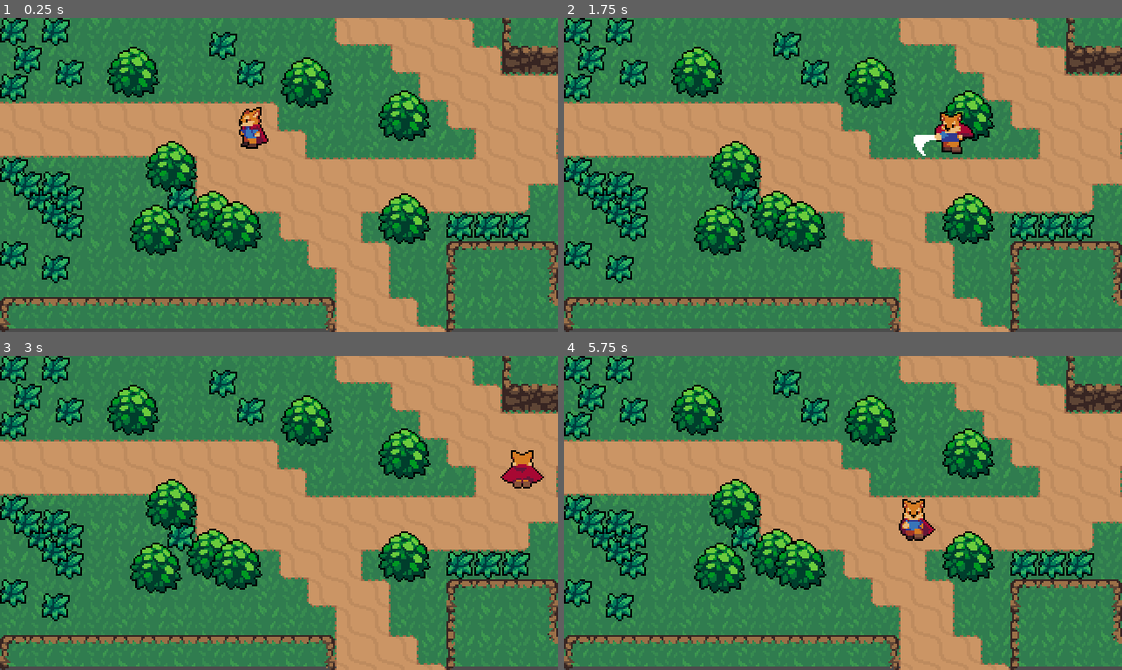
Above: before the commit, frames 1-4 (two rows, left to right).
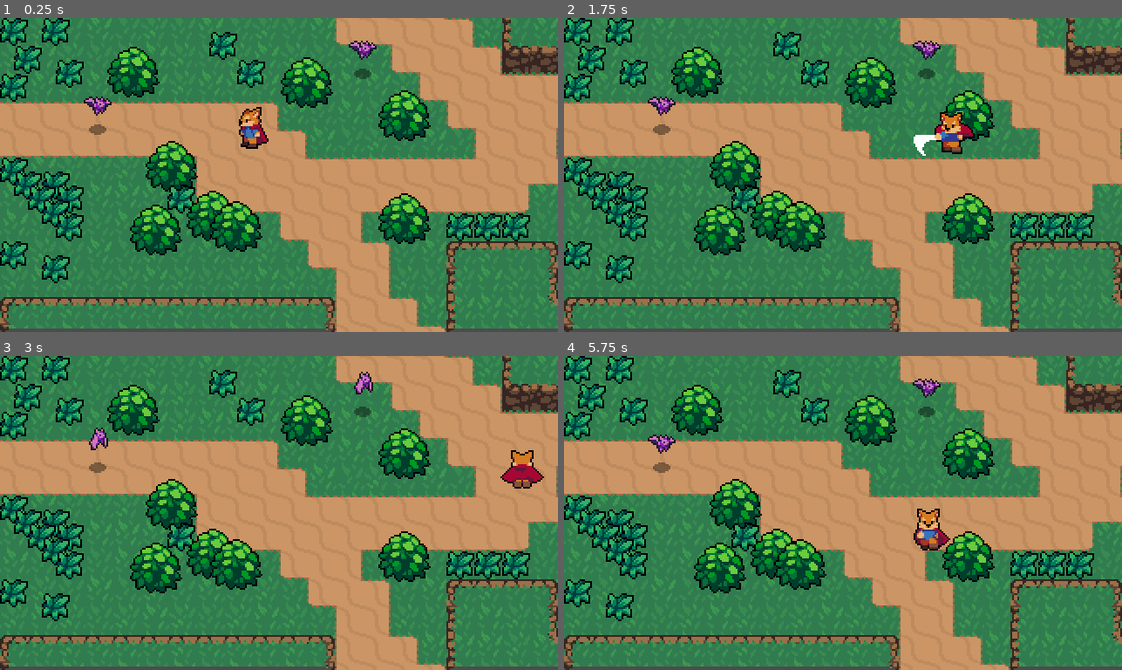
Above: after the commit, the same moments.

Repository: lefev/heart_beast_rpg
Game: Godot game, scene res://scenes/main/Main.tscn
Same seed, same stepped clock (60 frames per second), same inputs: the game is played once before the commit and once after it.
Inputs (mouse positions are in pixels of both pictures, inside the frame that each line leads up to):
- Up to frame 1 (0.25 s): no input
- Up to frame 2 (1.75 s): move the mouse to (965, 159) at 0.52 s; hold D (move_right) 0.53-1.28 s; tap K (roll) at 0.6, 1.55 s; move the mouse to (731, 190) at 1.27 s; hold S (move_down) from 1.28 s (still down); click (731, 190) at 1.35 s
- Up to frame 3 (3 s): move the mouse to (334, 443) at 2.02 s; release S (move_down) at 2.03 s; hold D (move_right) 2.03-2.78 s; tap K (roll) at 2.1, 2.85 s; move the mouse to (251, 575) at 2.77 s; hold W (move_up) from 2.78 s (still down)
- Up to frame 4 (5.75 s): move the mouse to (1010, 560) at 3.52 s; release W (move_up) at 3.53 s; hold A (move_left) 3.53-5.03 s; click (1010, 560) at 3.6 s; tap K (roll) at 3.8, 4.35, 5.1 s; move the mouse to (675, 465) at 4.27 s; move the mouse to (870, 513) at 5.02 s; hold S (move_down) from 5.03 s (still down)

The runs differ from the first frame. In frame 1, 0.7% of the frame differs, in the area x 5-68%, y 7-67%; in frame 2, 0.7%; in frame 3, 0.7%; in frame 4, 1.7%, in the area x 5-70%, y 7-67%.

Commit message:
feat: adds bats and knockback

Diff:
--- a/tiny_quest/HurtBox.tscn
+++ b/tiny_quest/HurtBox.tscn
@@ -3,7 +3,7 @@
 [sub_resource type="RectangleShape2D" id=1]
 extents = Vector2( 6.74366, 6.8099 )
 
-[node name="HitBox" type="Area2D"]
+[node name="HurtBox" type="Area2D"]
 collision_layer = 0
 collision_mask = 0
 
--- /dev/null
+++ b/tiny_quest/SwordHitBox.gd
@@ -0,0 +1,3 @@
+extends Area2D
+
+var knockback : Vector2 = Vector2.ZERO
--- /dev/null
+++ b/tiny_quest/entities/enemies/Bat.gd
@@ -0,0 +1,10 @@
+extends KinematicBody2D
+
+var knockback = Vector2.ZERO
+
+func _physics_process(delta: float) -> void:
+	knockback = knockback.move_toward(Vector2.ZERO, 200 * delta)
+	knockback = move_and_slide(knockback)
+
+func _on_HurtBox_area_entered(area: Area2D) -> void:
+	knockback = area.knockback * 120
--- /dev/null
+++ b/tiny_quest/entities/enemies/Bat.tscn
@@ -0,0 +1,70 @@
+[gd_scene load_steps=13 format=2]
+
+[ext_resource path="res://entities/assets/shadows/small_shadow.png" type="Texture" id=1]
+[ext_resource path="res://entities/enemies/bat.png" type="Texture" id=2]
+[ext_resource path="res://HurtBox.tscn" type="PackedScene" id=3]
+[ext_resource path="res://entities/enemies/Bat.gd" type="Script" id=4]
+
+[sub_resource type="AtlasTexture" id=1]
+atlas = ExtResource( 2 )
+region = Rect2( 0, 0, 16, 24 )
+
+[sub_resource type="AtlasTexture" id=2]
+atlas = ExtResource( 2 )
+region = Rect2( 16, 0, 16, 24 )
+
+[sub_resource type="AtlasTexture" id=3]
+atlas = ExtResource( 2 )
+region = Rect2( 32, 0, 16, 24 )
+
+[sub_resource type="AtlasTexture" id=4]
+atlas = ExtResource( 2 )
+region = Rect2( 48, 0, 16, 24 )
+
+[sub_resource type="AtlasTexture" id=5]
+atlas = ExtResource( 2 )
+region = Rect2( 64, 0, 16, 24 )
+
+[sub_resource type="SpriteFrames" id=6]
+animations = [ {
+"frames": [ SubResource( 1 ), SubResource( 2 ), SubResource( 3 ), SubResource( 4 ), SubResource( 5 ) ],
+"loop": true,
+"name": "Animation",
+"speed": 10.0
+} ]
+
+[sub_resource type="CircleShape2D" id=7]
+radius = 4.41769
+
+[sub_resource type="CapsuleShape2D" id=8]
+radius = 7.28569
+height = 4.25651
+
+[node name="Bat" type="KinematicBody2D"]
+collision_layer = 16
+collision_mask = 3
+script = ExtResource( 4 )
+
+[node name="AnimatedSprite" type="AnimatedSprite" parent="."]
+frames = SubResource( 6 )
+animation = "Animation"
+frame = 2
+playing = true
+offset = Vector2( 0, -12 )
+
+[node name="Shadow" type="Sprite" parent="."]
+texture = ExtResource( 1 )
+
+[node name="CollisionShape2D" type="CollisionShape2D" parent="."]
+shape = SubResource( 7 )
+
+[node name="HurtBox" parent="." instance=ExtResource( 3 )]
+collision_layer = 8
+
+[node name="CollisionShape2D" parent="HurtBox" index="0"]
+position = Vector2( 0, -14.311 )
+shape = SubResource( 8 )
+
+[connection signal="area_entered" from="HurtBox" to="." method="_on_HurtBox_area_entered"]
+
+[editable path="HurtBox"]
--- a/tiny_quest/entities/player/Player.tscn
+++ b/tiny_quest/entities/player/Player.tscn
@@ -1,8 +1,9 @@
-[gd_scene load_steps=50 format=2]
+[gd_scene load_steps=51 format=2]
 
 [ext_resource path="res://entities/player/assets/player_spritesheet.png" type="Texture" id=1]
 [ext_resource path="res://entities/player/PlayerController.gd" type="Script" id=2]
 [ext_resource path="res://HitBox.tscn" type="PackedScene" id=3]
+[ext_resource path="res://SwordHitBox.gd" type="Script" id=4]
 
 [sub_resource type="CapsuleShape2D" id=1]
 radius = 3.03088
@@ -652,6 +653,7 @@
 
 [node name="SwordHitBox" parent="HitboxPivot" instance=ExtResource( 3 )]
 collision_mask = 8
+script = ExtResource( 4 )
 
 [node name="CollisionShape2D" parent="HitboxPivot/SwordHitBox" index="0"]
 shape = SubResource( 35 )
--- a/tiny_quest/entities/player/PlayerController.gd
+++ b/tiny_quest/entities/player/PlayerController.gd
@@ -21,10 +21,12 @@
 onready var animation_player : AnimationPlayer = $AnimationPlayer
 onready var animation_tree : AnimationTree = $AnimationTree
 onready var animation_state = animation_tree.get("parameters/playback")
+onready var sword_hitbox : Area2D = $HitboxPivot/SwordHitBox
 
 
 func _ready()  -> void:
 	animation_tree.active = true
+	sword_hitbox.knockback = velocity_roll
 
 
 func _physics_process(delta: float) -> void:
@@ -49,6 +51,7 @@
 	var movement_input : Vector2 = _get_movement_input()
 
 	if movement_input != Vector2.ZERO:
+		sword_hitbox.knockback = movement_input
 		velocity_roll = movement_input
 		animation_tree.set("parameters/idle/blend_position", movement_input)
 		animation_tree.set("parameters/run/blend_position", movement_input)
--- a/tiny_quest/project.godot
+++ b/tiny_quest/project.godot
@@ -91,6 +91,7 @@
 2d_physics/layer_2="Player"
 2d_physics/layer_3="PlayerHurtbox"
 2d_physics/layer_4="EnemyHurtbox"
+2d_physics/layer_5="Enemy"
 
 [rendering]
 
--- a/tiny_quest/scenes/main/Main.tscn
+++ b/tiny_quest/scenes/main/Main.tscn
@@ -6,6 +6,7 @@
 [ext_resource path="res://scenes/assets/environment/dirt_tileset.png" type="Texture" id=4]
 [ext_resource path="res://scenes/assets/environment/cliff_tileset.png" type="Texture" id=5]
 [ext_resource path="res://scenes/assets/environment/Grass.tscn" type="PackedScene" id=6]
+[ext_resource path="res://entities/enemies/Bat.tscn" type="PackedScene" id=7]
 
 [sub_resource type="TileSet" id=1]
 resource_local_to_scene = true
@@ -553,96 +554,102 @@
 
 [node name="YSort" type="YSort" parent="."]
 
+[node name="Bushes" type="YSort" parent="YSort"]
+
+[node name="Bush" parent="YSort/Bushes" instance=ExtResource( 1 )]
+position = Vector2( 98.4443, 89.3126 )
+
+[node name="Bush2" parent="YSort/Bushes" instance=ExtResource( 1 )]
+position = Vector2( 121.847, 118.241 )
+
+[node name="Bush3" parent="YSort/Bushes" instance=ExtResource( 1 )]
+position = Vector2( 89.7021, 125.781 )
+
+[node name="Bush4" parent="YSort/Bushes" instance=ExtResource( 1 )]
+position = Vector2( 135.737, 124.193 )
+
+[node name="Bush5" parent="YSort/Bushes" instance=ExtResource( 1 )]
+position = Vector2( 232.171, 60.3004 )
+
+[node name="Bush6" parent="YSort/Bushes" instance=ExtResource( 1 )]
+position = Vector2( 175.819, 41.6484 )
+
+[node name="Bush8" parent="YSort/Bushes" instance=ExtResource( 1 )]
+position = Vector2( 231.774, 119.431 )
+
+[node name="Bush9" parent="YSort/Bushes" instance=ExtResource( 1 )]
+position = Vector2( 76.606, 35.6957 )
+
+[node name="Grasses" type="YSort" parent="YSort"]
+
+[node name="Grass" parent="YSort/Grasses" instance=ExtResource( 6 )]
+position = Vector2( 40, 32 )
+
+[node name="Grass2" parent="YSort/Grasses" instance=ExtResource( 6 )]
+position = Vector2( 8, 40 )
+
+[node name="Grass3" parent="YSort/Grasses" instance=ExtResource( 6 )]
+position = Vector2( 16, 24 )
+
+[node name="Grass4" parent="YSort/Grasses" instance=ExtResource( 6 )]
+position = Vector2( 32, 8 )
+
+[node name="Grass5" parent="YSort/Grasses" instance=ExtResource( 6 )]
+position = Vector2( 8, 8 )
+
+[node name="Grass6" parent="YSort/Grasses" instance=ExtResource( 6 )]
+position = Vector2( 8, 8 )
+
+[node name="Grass7" parent="YSort/Grasses" instance=ExtResource( 6 )]
+position = Vector2( 144, 32 )
+
+[node name="Grass9" parent="YSort/Grasses" instance=ExtResource( 6 )]
+position = Vector2( 104, 104 )
+
+[node name="Grass10" parent="YSort/Grasses" instance=ExtResource( 6 )]
+position = Vector2( 8, 88 )
+
+[node name="Grass11" parent="YSort/Grasses" instance=ExtResource( 6 )]
+position = Vector2( 24, 104 )
+
+[node name="Grass12" parent="YSort/Grasses" instance=ExtResource( 6 )]
+position = Vector2( 40, 120 )
+
+[node name="Grass13" parent="YSort/Grasses" instance=ExtResource( 6 )]
+position = Vector2( 32, 112 )
+
+[node name="Grass14" parent="YSort/Grasses" instance=ExtResource( 6 )]
+position = Vector2( 40, 104 )
+
+[node name="Grass15" parent="YSort/Grasses" instance=ExtResource( 6 )]
+position = Vector2( 32, 96 )
+
+[node name="Grass16" parent="YSort/Grasses" instance=ExtResource( 6 )]
+position = Vector2( 16, 96 )
+
+[node name="Grass17" parent="YSort/Grasses" instance=ExtResource( 6 )]
+position = Vector2( 8, 136 )
+
+[node name="Grass18" parent="YSort/Grasses" instance=ExtResource( 6 )]
+position = Vector2( 32, 144 )
+
+[node name="Grass19" parent="YSort/Grasses" instance=ExtResource( 6 )]
+position = Vector2( 296, 120 )
+
+[node name="Grass20" parent="YSort/Grasses" instance=ExtResource( 6 )]
+position = Vector2( 280, 120 )
+
+[node name="Grass21" parent="YSort/Grasses" instance=ExtResource( 6 )]
+position = Vector2( 264, 120 )
+
+[node name="Grass8" parent="YSort/Grasses" instance=ExtResource( 6 )]
+position = Vector2( 128, 16 )
+
+[node name="Bat" parent="YSort" instance=ExtResource( 7 )]
+position = Vector2( 56, 64 )
+
+[node name="Bat2" parent="YSort" instance=ExtResource( 7 )]
+position = Vector2( 208, 32 )
+
 [node name="Player" parent="YSort" instance=ExtResource( 2 )]
 position = Vector2( 144, 72 )
-
-[node name="Bushes" type="Node2D" parent="YSort"]
-
-[node name="Bush" parent="YSort/Bushes" instance=ExtResource( 1 )]
-position = Vector2( 98.4443, 89.3126 )
-
-[node name="Bush2" parent="YSort/Bushes" instance=ExtResource( 1 )]
-position = Vector2( 121.847, 118.241 )
-
-[node name="Bush3" parent="YSort/Bushes" instance=ExtResource( 1 )]
-position = Vector2( 89.7021, 125.781 )
-
-[node name="Bush4" parent="YSort/Bushes" instance=ExtResource( 1 )]
-position = Vector2( 135.737, 124.193 )
-
-[node name="Bush5" parent="YSort/Bushes" instance=ExtResource( 1 )]
-position = Vector2( 232.171, 60.3004 )
-
-[node name="Bush6" parent="YSort/Bushes" instance=ExtResource( 1 )]
-position = Vector2( 175.819, 41.6484 )
-
-[node name="Bush8" parent="YSort/Bushes" instance=ExtResource( 1 )]
-position = Vector2( 231.774, 119.431 )
-
-[node name="Bush9" parent="YSort/Bushes" instance=ExtResource( 1 )]
-position = Vector2( 76.606, 35.6957 )
-
-[node name="Grasses" type="Node2D" parent="YSort"]
-
-[node name="Grass" parent="YSort/Grasses" instance=ExtResource( 6 )]
-position = Vector2( 40, 32 )
-
-[node name="Grass2" parent="YSort/Grasses" instance=ExtResource( 6 )]
-position = Vector2( 8, 40 )
-
-[node name="Grass3" parent="YSort/Grasses" instance=ExtResource( 6 )]
-position = Vector2( 16, 24 )
-
-[node name="Grass4" parent="YSort/Grasses" instance=ExtResource( 6 )]
-position = Vector2( 32, 8 )
-
-[node name="Grass5" parent="YSort/Grasses" instance=ExtResource( 6 )]
-position = Vector2( 8, 8 )
-
-[node name="Grass6" parent="YSort/Grasses" instance=ExtResource( 6 )]
-position = Vector2( 8, 8 )
-
-[node name="Grass7" parent="YSort/Grasses" instance=ExtResource( 6 )]
-position = Vector2( 144, 32 )
-
-[node name="Grass9" parent="YSort/Grasses" instance=ExtResource( 6 )]
-position = Vector2( 104, 104 )
-
-[node name="Grass10" parent="YSort/Grasses" instance=ExtResource( 6 )]
-position = Vector2( 8, 88 )
-
-[node name="Grass11" parent="YSort/Grasses" instance=ExtResource( 6 )]
-position = Vector2( 24, 104 )
-
-[node name="Grass12" parent="YSort/Grasses" instance=ExtResource( 6 )]
-position = Vector2( 40, 120 )
-
-[node name="Grass13" parent="YSort/Grasses" instance=ExtResource( 6 )]
-position = Vector2( 32, 112 )
-
-[node name="Grass14" parent="YSort/Grasses" instance=ExtResource( 6 )]
-position = Vector2( 40, 104 )
-
-[node name="Grass15" parent="YSort/Grasses" instance=ExtResource( 6 )]
-position = Vector2( 32, 96 )
-
-[node name="Grass16" parent="YSort/Grasses" instance=ExtResource( 6 )]
-position = Vector2( 16, 96 )
-
-[node name="Grass17" parent="YSort/Grasses" instance=ExtResource( 6 )]
-position = Vector2( 8, 136 )
-
-[node name="Grass18" parent="YSort/Grasses" instance=ExtResource( 6 )]
-position = Vector2( 32, 144 )
-
-[node name="Grass19" parent="YSort/Grasses" instance=ExtResource( 6 )]
-position = Vector2( 296, 120 )
-
-[node name="Grass20" parent="YSort/Grasses" instance=ExtResource( 6 )]
-position = Vector2( 280, 120 )
-
-[node name="Grass21" parent="YSort/Grasses" instance=ExtResource( 6 )]
-position = Vector2( 264, 120 )
-
-[node name="Grass8" parent="YSort/Grasses" instance=ExtResource( 6 )]
-position = Vector2( 128, 16 )
Not shown: 1 places in tiny_quest/scenes/main/Main.tscn that only renumber resources
